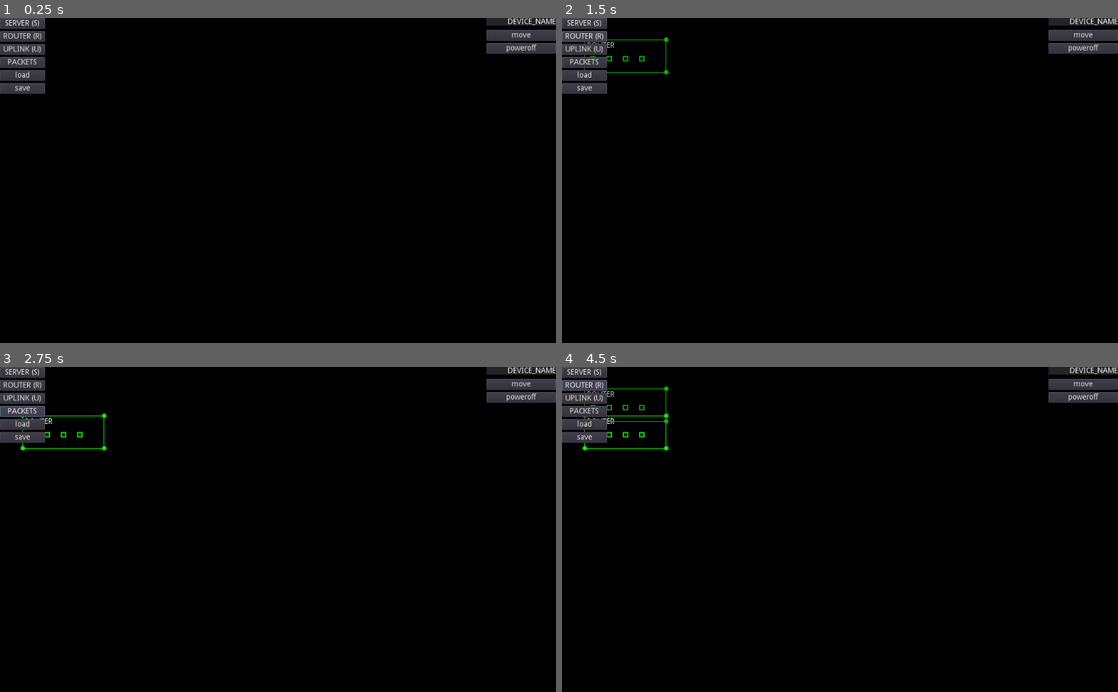
Above: before the commit, frames 1-4 (two rows, left to right).
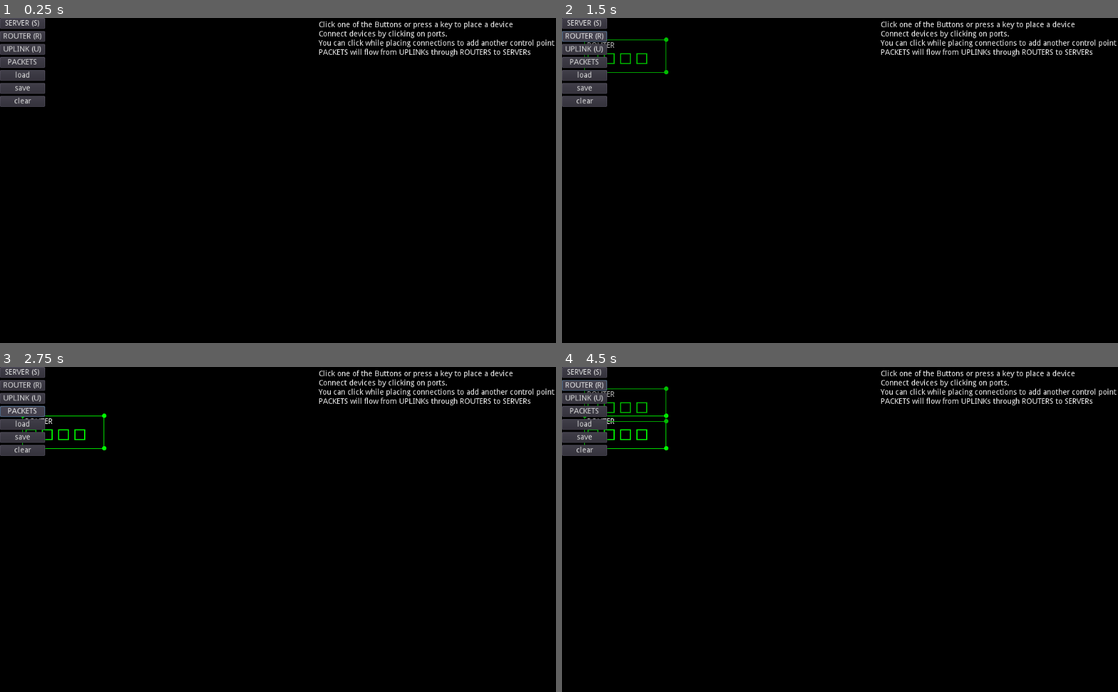
Above: after the commit, the same moments.

Repository: vinzBad/dcsim
Game: Godot game, scene res://scenes/main.tscn
Same seed, same stepped clock (60 frames per second), same inputs: the game is played once before the commit and once after it.
Inputs (mouse positions are in pixels of both pictures, inside the frame that each line leads up to):
- Up to frame 1 (0.25 s): no input
- Up to frame 2 (1.5 s): click (584, 102) at 0.5 s, where only the run after the commit has a clickable "clear"; click "ROUTER (R)" at 1.25 s
- Up to frame 3 (2.75 s): click "PACKETS" at 2 s
- Up to frame 4 (4.5 s): click (1084, 383) at 2.75 s, where only the run before the commit has a clickable "move"; click (1084, 396) at 3.5 s, where only the run before the commit has a clickable "poweroff"; click "ROUTER (R)" at 4.25 s

The runs differ from the first frame. In frame 1, 2.5% of the frame differs, in the area x 0-100%, y 0-28%; in frame 2, 2.7%; in frame 3, 2.7%; in frame 4, 2.8%.

Commit message:
minor qol fixes

Diff:
--- a/nodes/bits/port/port.tscn
+++ b/nodes/bits/port/port.tscn
@@ -6,10 +6,10 @@
 script = ExtResource( 1 )
 
 [node name="control" type="Control" parent="."]
-margin_left = -5.0
-margin_top = -5.0
-margin_right = 5.0
-margin_bottom = 5.0
+margin_left = -10.0
+margin_top = -10.0
+margin_right = 10.0
+margin_bottom = 10.0
 [connection signal="gui_input" from="control" to="." method="_on_control_gui_input"]
 [connection signal="mouse_entered" from="control" to="." method="_on_control_mouse_entered"]
 [connection signal="mouse_exited" from="control" to="." method="_on_control_mouse_exited"]
--- a/scenes/main.gd
+++ b/scenes/main.gd
@@ -139,3 +139,8 @@
 
 func _on_packet_timer_timeout():
 	_on_create_packet_pressed()
+
+
+func _on_clear_pressed():
+	for child in world.get_children():
+		child.queue_free()
--- a/scenes/main.tscn
+++ b/scenes/main.tscn
@@ -1,8 +1,7 @@
-[gd_scene load_steps=10 format=2]
+[gd_scene load_steps=9 format=2]
 
 [ext_resource path="res://scenes/main.gd" type="Script" id=1]
 [ext_resource path="res://scenes/world.gd" type="Script" id=2]
-[ext_resource path="res://nodes/gui/vbox_device/vbox_device.tscn" type="PackedScene" id=3]
 
 [sub_resource type="InputEventAction" id=1]
 action = "add_server"
@@ -78,7 +77,24 @@
 margin_bottom = 140.0
 text = "save"
 
-[node name="vbox_device" parent="gui" instance=ExtResource( 3 )]
+[node name="clear" type="Button" parent="gui/vbox_buttons"]
+margin_top = 144.0
+margin_right = 83.0
+margin_bottom = 164.0
+text = "clear"
+
+[node name="desc" type="Label" parent="gui"]
+anchor_left = 1.0
+anchor_right = 1.0
+margin_left = -436.559
+margin_top = 6.1387
+margin_right = -2.55945
+margin_bottom = 88.1387
+text = "Click one of the Buttons or press a key to place a device
+Connect devices by clicking on ports.
+You can click while placing connections to add another control point
+PACKETS will flow from UPLINKs through ROUTERS to SERVERs
+"
 
 [node name="packet_timer" type="Timer" parent="."]
 wait_time = 0.25
@@ -89,4 +105,5 @@
 [connection signal="pressed" from="gui/vbox_buttons/create_packet" to="." method="_on_create_packet_pressed"]
 [connection signal="pressed" from="gui/vbox_buttons/load" to="world" method="_on_load_pressed"]
 [connection signal="pressed" from="gui/vbox_buttons/save" to="world" method="_on_save_pressed"]
+[connection signal="pressed" from="gui/vbox_buttons/clear" to="." method="_on_clear_pressed"]
 [connection signal="timeout" from="packet_timer" to="." method="_on_packet_timer_timeout"]
